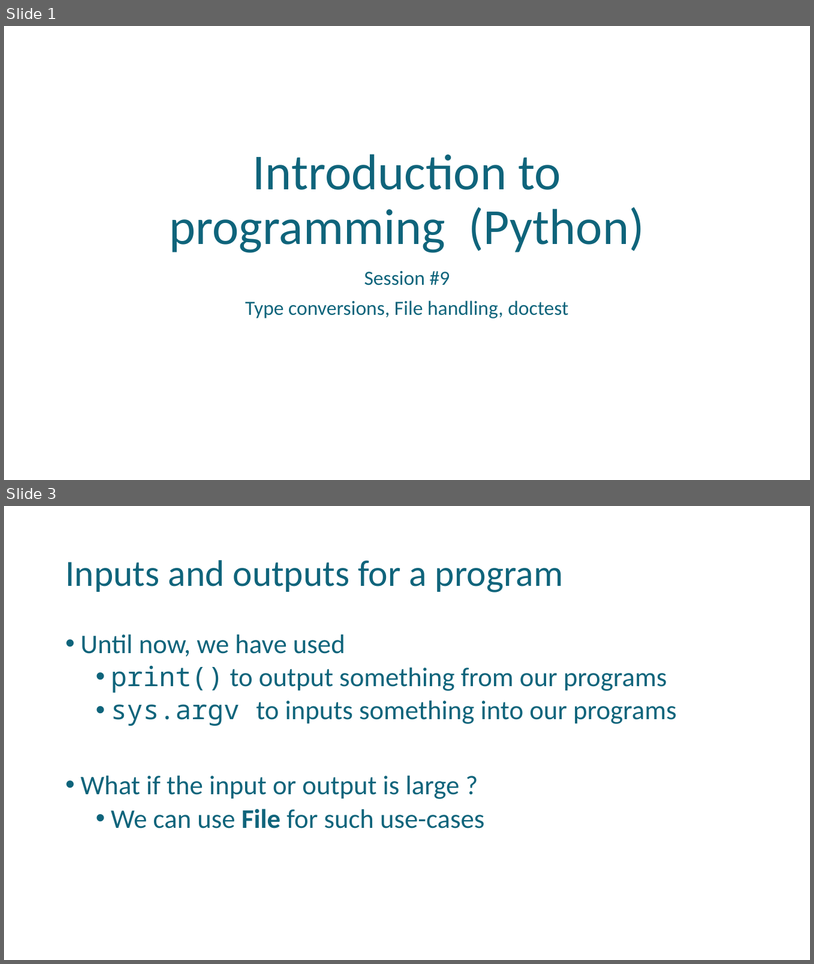
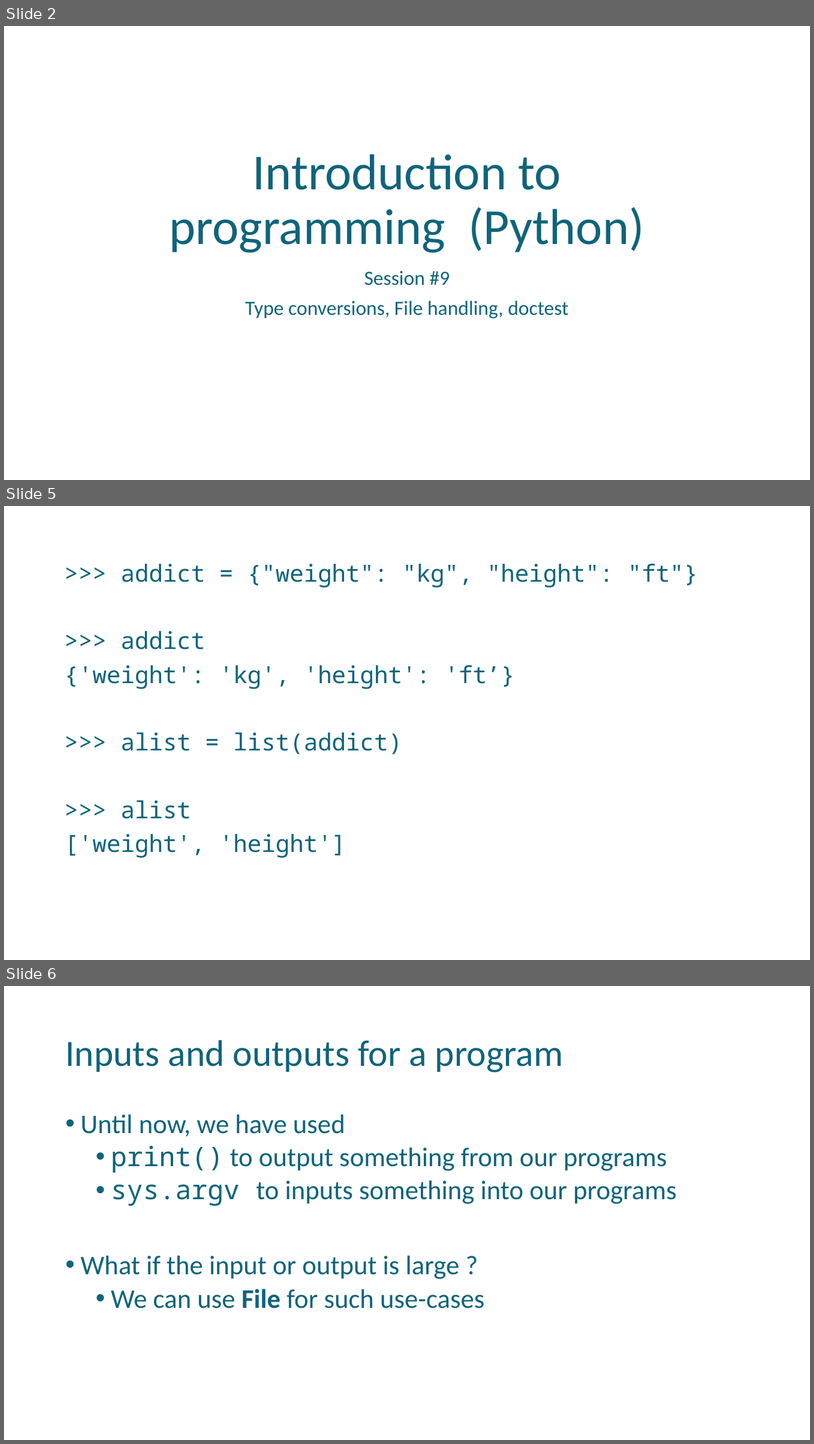
Before and after one commit to uday87j/teach_python, a slide deck: fundamentals/9-Type conversion, Files, doctest.pptx. Shown one above the other, each under a label of ours: slides 1 and 3 before the commit, slides 2, 5 and 6 after it; the slides between them are not shown. The pictures are 814x964 and 814x1444 pixels, drawn with LibreOffice and Linux fonts; fonts in the diff are those of the drawing. Boxes give left, top, right and bottom in pixels: in the first picture for what was removed or moved away, otherwise in the second. Text is boxed around its words. In the diff, an @@ line names an element or a change of style, - is before the commit and + after.

```diff
--- a/fundamentals/9-Type conversion, Files, doctest.pptx
+++ b/fundamentals/9-Type conversion, Files, doctest.pptx
@@ slide 5 added at [4, 506, 810, 960], background #FFFFFF @@
@@ text added at [65, 564, 698, 858], 28 pt, text #0F647B @@
+>>> addict = {"weight": "kg", "height": "ft"}
+>>> addict
+{'weight': 'kg', 'height': 'ft’}
+>>> alist = list(addict)
+>>> alist
+['weight', 'height']
@@ what was slide 1 is now slide 2 @@
@@ what was slide 3 is now slide 6 @@
```
Also in this commit, not shown: 4 slides changed, 2 other slides added, 1 other file.
